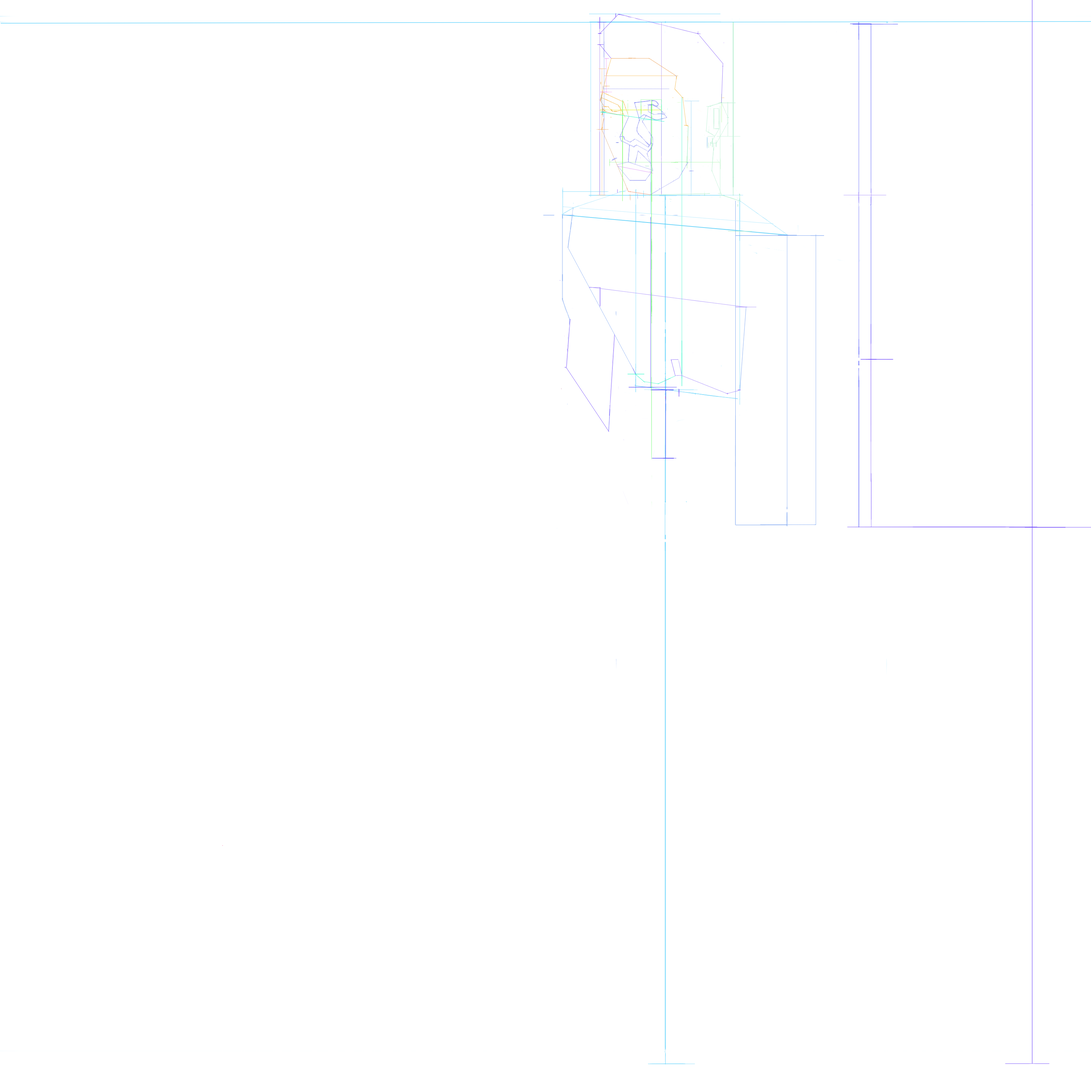
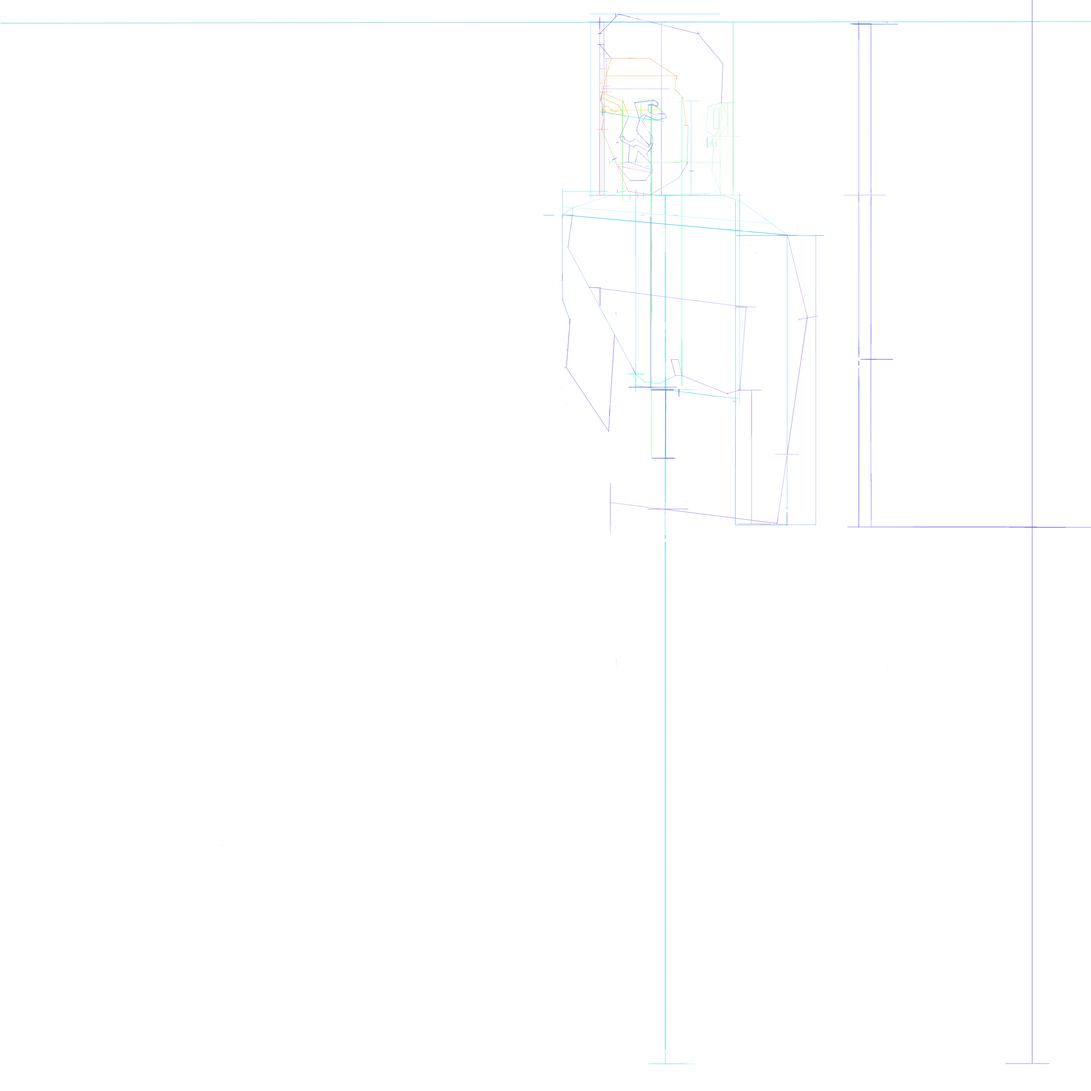
Layered file, before and after one edit (1091px x 1091px). Changes by layer:
added layer "Layer 170" above "Layer 167" over [737,389,772,525]
added layer "Layer 168" above "Layer 127" over [610,235,819,534]
